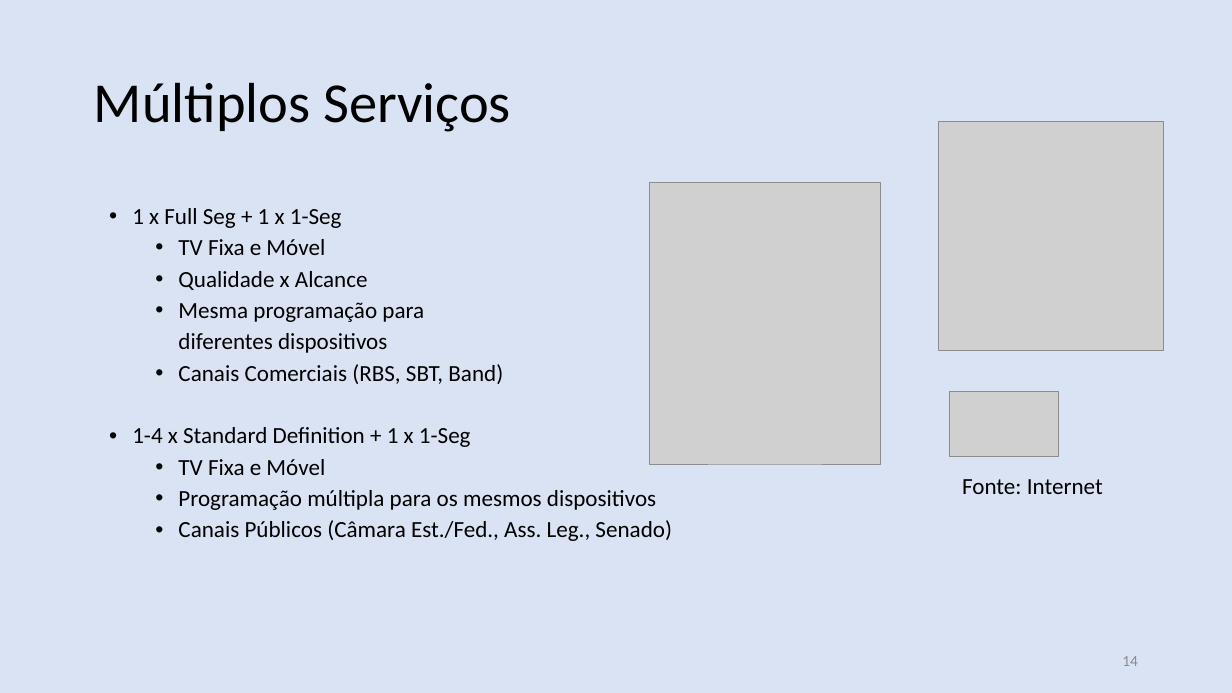
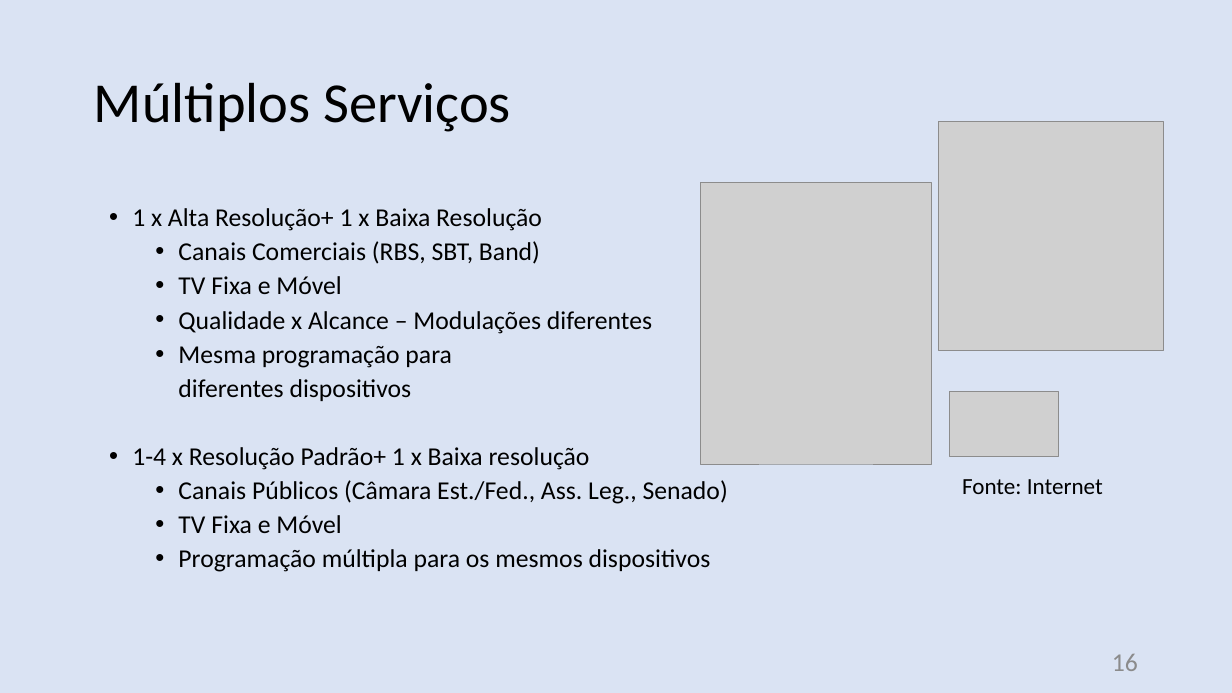
Before and after one commit to nasall2/TCC, a slide deck: slide 16 of relatorio/abntex2-modelos-1.9.2/figuras/apresentacao.pptx (slide 14 before the commit). Drawn at 1232x693 pixels with LibreOffice and Linux fonts; fonts in the diff are those of the drawing; grey boxes stand for pictures. Boxes give left, top, right and bottom in pixels: in the first picture for what was removed or moved away, otherwise in the second. Text is boxed around its words. In the diff, an @@ line names an element or a change of style, - is before the commit and + after.

```diff
--- a/relatorio/abntex2-modelos-1.9.2/figuras/apresentacao.pptx
+++ b/relatorio/abntex2-modelos-1.9.2/figuras/apresentacao.pptx
@@ text at (132, 208, 542, 264): text changed; size 18 to 20 pt @@
-• 1 x Full Seg + 1 x 1-Seg
+• 1 x Alta Resolução+ 1 x Baixa Resolução
+  • Canais Comerciais (RBS, SBT, Band)
@@ picture: place and size @@
-picture at (650, 182, 881, 464)
+picture at (701, 182, 932, 464)
@@ text at (178, 276, 711, 572): size 18 to 20 pt in "TV Fixa e Móvel", "Mesma programação para", "diferentes dispositivos", "TV Fixa e Móvel" and 1 more places @@
@@ text at (178, 311, 652, 334): text changed; size 18 to 20 pt @@
-  • Qualidade x Alcance
+  • Qualidade x Alcance – Modulações diferentes
@@ text at (132, 447, 728, 504): text changed; size 18 to 20 pt @@
-  • Canais Comerciais (RBS, SBT, Band)
-• 1-4 x Standard Definition + 1 x 1-Seg
+• 1-4 x Resolução Padrão+ 1 x Baixa resolução
+  • Canais Públicos (Câmara Est./Fed., Ass. Leg., Senado)
@@ text at (178, 520, 672, 541): paragraph removed @@
-  • Canais Públicos (Câmara Est./Fed., Ass. Leg., Senado)
@@ page number at (1112, 654, 1138, 671): text changed; size 12 to 20 pt @@
-14
+16
```
Also in this commit, not shown: 12 other slides changed, 3 slides added.
